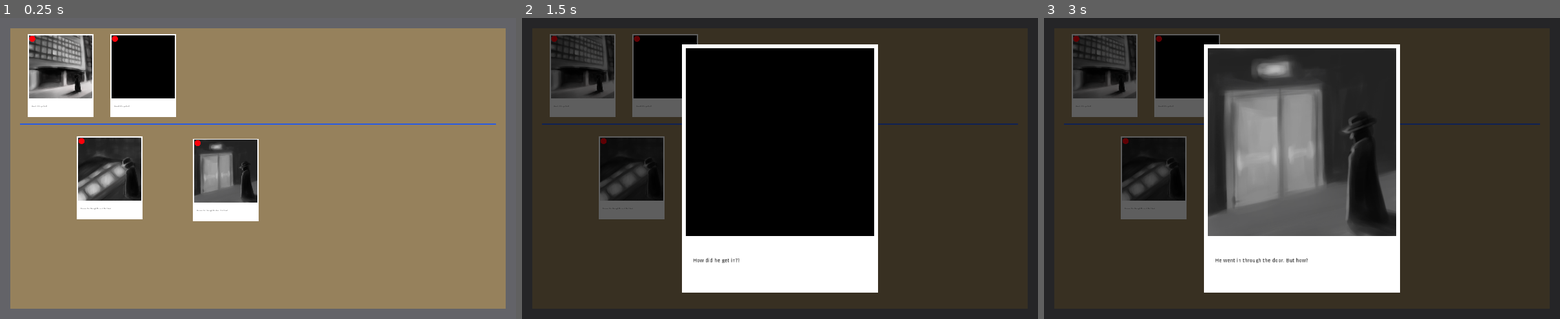
Above: before the commit, frames 1-3 (left to right).
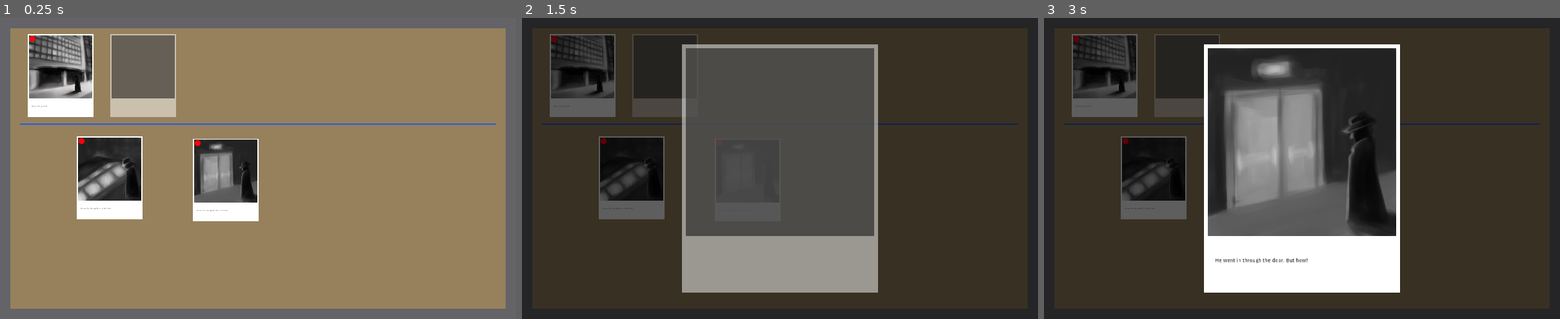
Above: after the commit, the same moments.

Repository: IanWark/VGADGameJamWinter2019
Game: Godot game, scene res://scenes/game_screen.tscn
The game is run twice, just before and just after one commit, with the same random seed, the same clock (stepped at 60 frames per second) and the same inputs.
Inputs (mouse positions are in pixels of both pictures, inside the frame that each line leads up to):
- Up to frame 1 (0.25 s): no input
- Up to frame 2 (1.5 s): tap Enter at 0.5 s; move the mouse to (583, 75) at 0.52 s; press the mouse at (583, 75) at 0.53 s; tap Space at 1.25 s; move the mouse to (666, 75) at 1.27 s; release the mouse at (666, 75) at 1.28 s; right-click (666, 75) at 1.35 s
- Up to frame 3 (3 s): tap Enter at 2 s; move the mouse to (1152, 177) at 2.02 s; press the mouse at (1152, 177) at 2.03 s; tap Space at 2.75 s; move the mouse to (1271, 180) at 2.77 s; release the mouse at (1271, 180) at 2.78 s; right-click (1271, 180) at 2.85 s

The runs differ from the first frame. In frame 1, 3.5% of the frame differs, in the area x 21-35%, y 5-33%; in frame 2, 34%, in the area x 21-69%, y 5-92%; in frame 3, 2.8%.

Commit message:
make event_unknown a shadow on board

Diff:
--- a/scenes/events/event_unknown.tscn
+++ b/scenes/events/event_unknown.tscn
@@ -4,10 +4,23 @@
 [ext_resource path="res://scripts/events/event_unknown.gd" type="Script" id=2]
 [ext_resource path="res://art/events/event_unknown.png" type="Texture" id=3]
 
-[node name="event_unknown" instance=ExtResource( 1 )]
+[node name="event_unknown" index="0" instance=ExtResource( 1 )]
 
+modulate = Color( 1, 1, 1, 0.501961 )
 script = ExtResource( 2 )
+_sections_unfolded = [ "Transform", "Visibility" ]
 
 [node name="Image" parent="." index="1"]
 
 texture = ExtResource( 3 )
+_sections_unfolded = [ "Material", "Transform", "Visibility" ]
+
+[node name="Label" parent="." index="2"]
+
+visible = false
+_sections_unfolded = [ "Visibility", "custom_colors" ]
+
+[node name="Pin" parent="." index="3"]
+
+visible = false
+_sections_unfolded = [ "Visibility" ]
